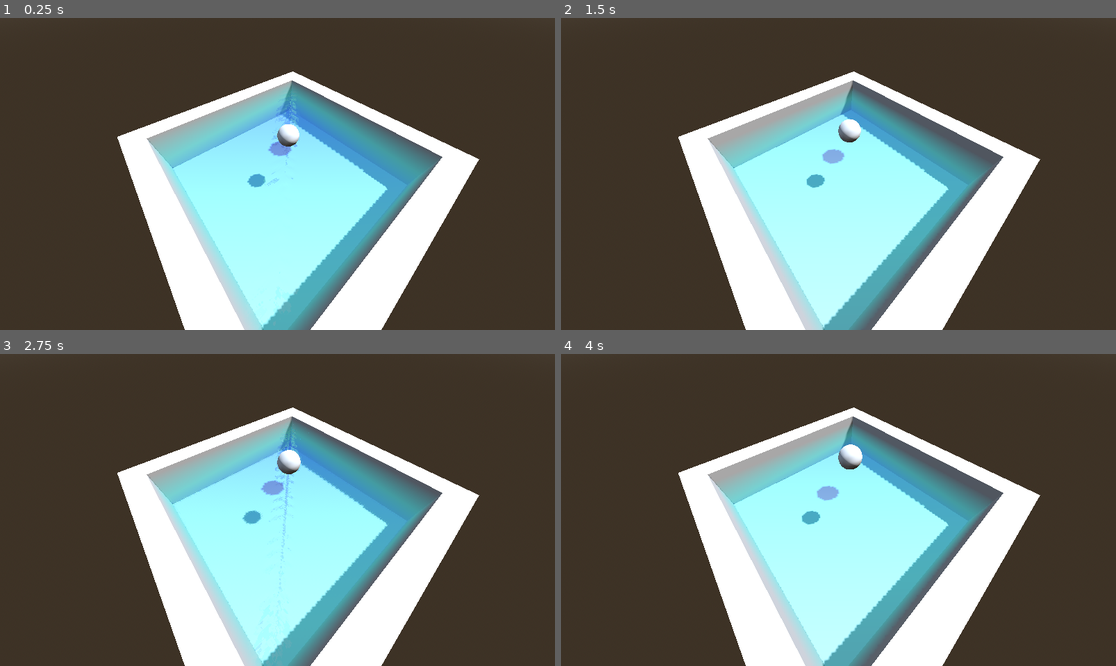
Above: before the commit, frames 1-4 (two rows, left to right).
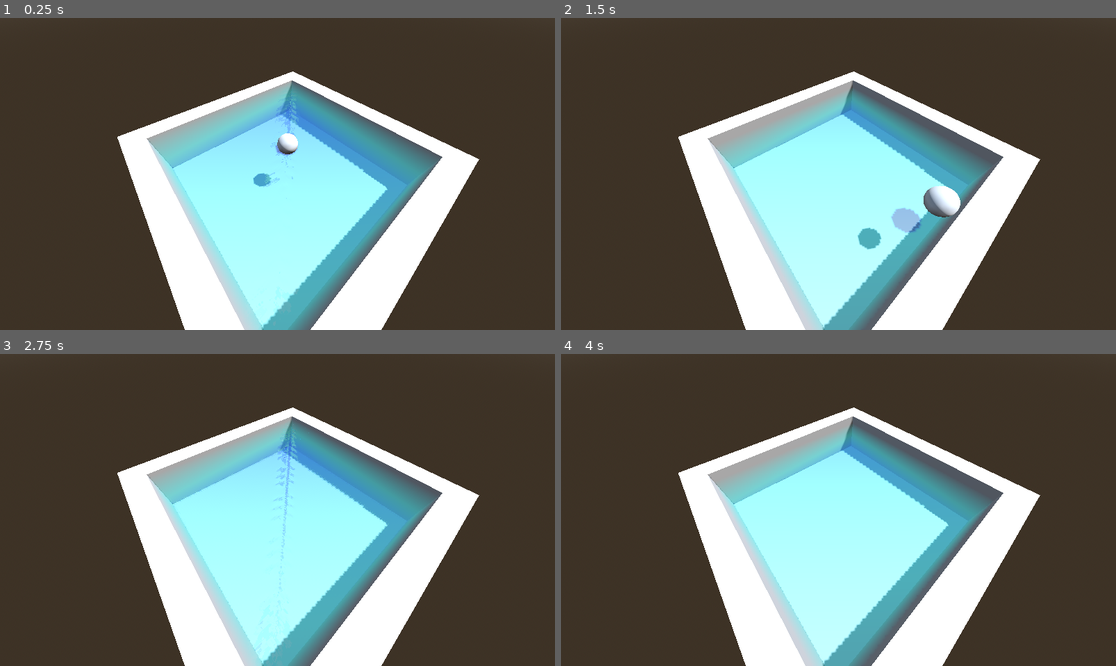
Above: after the commit, the same moments.

Repository: ColinNeary/WaterDemo
Game: Godot game, scene res://Scenes/main.tscn
Two runs of this game, one before a commit and one after it. Both use one fixed random seed, a clock stepped at 60 frames per second and the inputs below.
Inputs (mouse positions are in pixels of both pictures, inside the frame that each line leads up to):
- Up to frame 1 (0.25 s): no input
- Up to frame 2 (1.5 s): move the mouse to (960, 158) at 0.52 s; hold D (move_right, bound only after the commit) 0.53-1.25 s; tap Space (jump, bound only after the commit) at 0.6, 0.77, 1.07 s; click (960, 158) at 0.67 s; drag from (727, 189) to (810, 236) at 1.27 s
- Up to frame 3 (2.75 s): move the mouse to (333, 441) at 2.02 s; hold D (move_right, bound only after the commit) from 2.03 s (still down); tap Space (jump, bound only after the commit) at 2.1 s
- Up to frame 4 (4 s): release D (move_right, bound only after the commit) at 2.75 s; drag from (810, 572) to (672, 463) at 2.77 s; move the mouse to (1005, 556) at 3.52 s; hold A (move_left, bound only after the commit) from 3.53 s (still down); tap Space (jump, bound only after the commit) at 3.6, 3.77 s

The runs differ from the first frame. In frame 1, 0.5% of the frame differs, in the area x 44-54%, y 30-58%; in frame 2, 1.6%, in the area x 44-72%, y 32-75%; in frame 3, 0.6%; in frame 4, 0.5%.

Commit message:
Add player control to ball

Diff:
--- a/Scenes/main.tscn
+++ b/Scenes/main.tscn
@@ -4,6 +4,7 @@
 [ext_resource type="Shader" uid="uid://bylnwph3bmyx2" path="res://Shaders/simulation.gdshader" id="1_jjgbg"]
 [ext_resource type="Shader" uid="uid://bk7idrqhf81p6" path="res://Scenes/main.tres" id="2_bo1nx"]
 [ext_resource type="Script" uid="uid://c55lok0ysoi0u" path="res://scripts/camera_controller.gd" id="4_jjvhh"]
+[ext_resource type="Script" path="res://scripts/ball_controller.gd" id="5_ball"]
 
 [sub_resource type="ProceduralSkyMaterial" id="ProceduralSkyMaterial_bo1nx"]
 sky_horizon_color = Color(0.66224277, 0.6717428, 0.6867428, 1)
@@ -66,6 +67,12 @@
 
 [sub_resource type="SphereMesh" id="SphereMesh_jjvhh"]
 material = SubResource("StandardMaterial3D_8gbba")
+
+[sub_resource type="SphereShape3D" id="SphereShape3D_ball"]
+radius = 0.5
+
+[sub_resource type="BoxShape3D" id="BoxShape3D_floor"]
+size = Vector3(12, 0.1, 12)
 
 [sub_resource type="Animation" id="Animation_bo1nx"]
 resource_name = "Bounce"
@@ -129,6 +136,7 @@
 
 [node name="Walls" type="CSGCombiner3D" parent="." unique_id=1560416748]
 transform = Transform3D(1.155, 0, 0, 0, 3, 0, 0, 0, 1.155, 0, -1, 0)
+use_collision = true
 
 [node name="CSGBox3D" type="CSGBox3D" parent="Walls" unique_id=276321931]
 transform = Transform3D(1, 0, 0, 0, 1, 0, 0, 0, 11, 5, 0, 0)
@@ -142,9 +150,15 @@
 [node name="CSGBox3D2" type="CSGBox3D" parent="Walls" unique_id=2069713595]
 transform = Transform3D(1, 0, 0, 0, 1, 0, 0, 0, 11, -5, 0, 0)
 
-[node name="Pool Floor" type="MeshInstance3D" parent="." unique_id=225796586]
+[node name="Pool Floor" type="StaticBody3D" parent="." unique_id=225796586]
 transform = Transform3D(1, 0, 0, 0, 1, 0, 0, 0, 1, 0, -2, 0)
+
+[node name="MeshInstance3D" type="MeshInstance3D" parent="Pool Floor"]
 mesh = SubResource("PlaneMesh_8gbba")
+
+[node name="CollisionShape3D" type="CollisionShape3D" parent="Pool Floor"]
+transform = Transform3D(1, 0, 0, 0, 1, 0, 0, 0, 1, 0, -0.05, 0)
+shape = SubResource("BoxShape3D_floor")
 
 [node name="Water" type="MeshInstance3D" parent="." unique_id=7792882]
 mesh = SubResource("PlaneMesh_kry3j")
@@ -160,8 +174,14 @@
 size = 11.1
 far = 5.0
 
-[node name="Ball" type="Node3D" parent="." unique_id=1434742802]
-transform = Transform3D(1, 0, 0, 0, 1, 0, 0, 0, 1, 0, -0.5, 0)
+[node name="Ball" type="RigidBody3D" parent="." unique_id=1434742802]
+transform = Transform3D(1, 0, 0, 0, 1, 0, 0, 0, 1, 0, 1, 0)
+mass = 1.0
+linear_damp = 0.5
+script = ExtResource("5_ball")
+
+[node name="CollisionShape3D" type="CollisionShape3D" parent="Ball"]
+shape = SubResource("SphereShape3D_ball")
 
 [node name="Mesh" type="MeshInstance3D" parent="Ball" unique_id=1051249083]
 mesh = SubResource("SphereMesh_bo1nx")
@@ -172,7 +192,6 @@
 
 [node name="AnimationPlayer" type="AnimationPlayer" parent="Ball" unique_id=136745295]
 libraries/ = SubResource("AnimationLibrary_jjvhh")
-autoplay = &"Bounce"
 speed_scale = 1.5
 
 [node name="Main Camera" type="Camera3D" parent="." unique_id=1989192133]
--- a/project.godot
+++ b/project.godot
@@ -16,6 +16,34 @@
 run/max_fps=60
 config/icon="res://icon.svg"
 
+[input]
+
+move_forward={
+"deadzone": 0.5,
+"events": [Object(InputEventKey,"resource_local_to_scene":false,"resource_name":"","device":-1,"window_id":0,"alt_pressed":false,"shift_pressed":false,"ctrl_pressed":false,"meta_pressed":false,"pressed":false,"keycode":0,"physical_keycode":87,"key_label":0,"unicode":119,"location":0,"echo":false,"script":null)
+]
+}
+move_back={
+"deadzone": 0.5,
+"events": [Object(InputEventKey,"resource_local_to_scene":false,"resource_name":"","device":-1,"window_id":0,"alt_pressed":false,"shift_pressed":false,"ctrl_pressed":false,"meta_pressed":false,"pressed":false,"keycode":0,"physical_keycode":83,"key_label":0,"unicode":115,"location":0,"echo":false,"script":null)
+]
+}
+move_left={
+"deadzone": 0.5,
+"events": [Object(InputEventKey,"resource_local_to_scene":false,"resource_name":"","device":-1,"window_id":0,"alt_pressed":false,"shift_pressed":false,"ctrl_pressed":false,"meta_pressed":false,"pressed":false,"keycode":0,"physical_keycode":65,"key_label":0,"unicode":97,"location":0,"echo":false,"script":null)
+]
+}
+move_right={
+"deadzone": 0.5,
+"events": [Object(InputEventKey,"resource_local_to_scene":false,"resource_name":"","device":-1,"window_id":0,"alt_pressed":false,"shift_pressed":false,"ctrl_pressed":false,"meta_pressed":false,"pressed":false,"keycode":0,"physical_keycode":68,"key_label":0,"unicode":100,"location":0,"echo":false,"script":null)
+]
+}
+jump={
+"deadzone": 0.5,
+"events": [Object(InputEventKey,"resource_local_to_scene":false,"resource_name":"","device":-1,"window_id":0,"alt_pressed":false,"shift_pressed":false,"ctrl_pressed":false,"meta_pressed":false,"pressed":false,"keycode":0,"physical_keycode":32,"key_label":0,"unicode":32,"location":0,"echo":false,"script":null)
+]
+}
+
 [physics]
 
 3d/physics_engine="Jolt Physics"
--- /dev/null
+++ b/scripts/ball_controller.gd
@@ -0,0 +1,31 @@
+extends RigidBody3D
+
+## Force applied while a movement key is held (in Newtons; mass=1 by default).
+@export var move_force : float = 16.0
+## Upward impulse applied on jump.
+@export var jump_impulse : float = 7.0
+## Max horizontal speed before we stop adding force (prevents runaway).
+@export var max_horizontal_speed : float = 6.0
+## Approximate y-position of the water surface. Used as a "grounded" check
+## so you can only jump from at/above the water, not from mid-dive.
+@export var water_surface_y : float = 0.0
+## How far below the surface still counts as "able to jump"
+## (gives the ball a bit of buoyant tolerance).
+@export var jump_tolerance : float = 0.4
+
+func _physics_process(_delta: float) -> void:
+	# Read WASD as a 2D vector. y is forward/back, mapped to world -Z/+Z.
+	var input_dir := Input.get_vector("move_left", "move_right", "move_forward", "move_back")
+
+	if input_dir != Vector2.ZERO:
+		var force := Vector3(input_dir.x, 0.0, input_dir.y) * move_force
+		# Only push if we're under the speed cap on that axis.
+		# This lets you change direction freely but caps top speed.
+		var horizontal_velocity := Vector3(linear_velocity.x, 0.0, linear_velocity.z)
+		if horizontal_velocity.length() < max_horizontal_speed:
+			apply_central_force(force)
+
+	# Jump: only when at or near the water surface.
+	if Input.is_action_just_pressed("jump"):
+		if global_position.y <= water_surface_y + jump_tolerance:
+			apply_central_impulse(Vector3.UP * jump_impulse)
Not shown, changed: .gitignore
